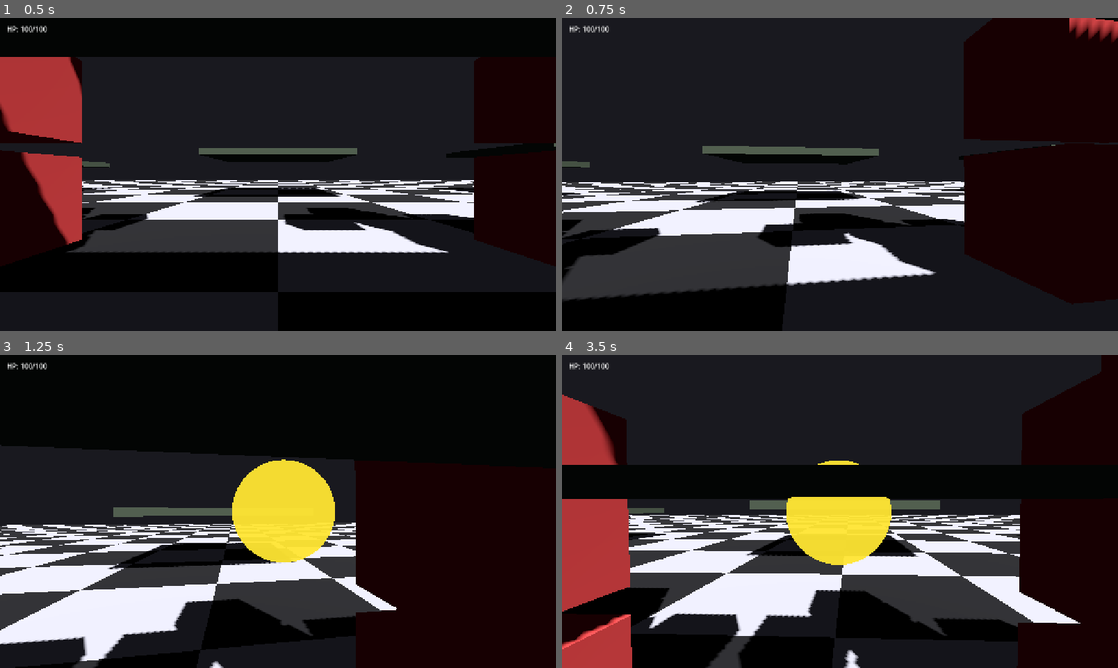
Above: before the commit, frames 1-4 (two rows, left to right).
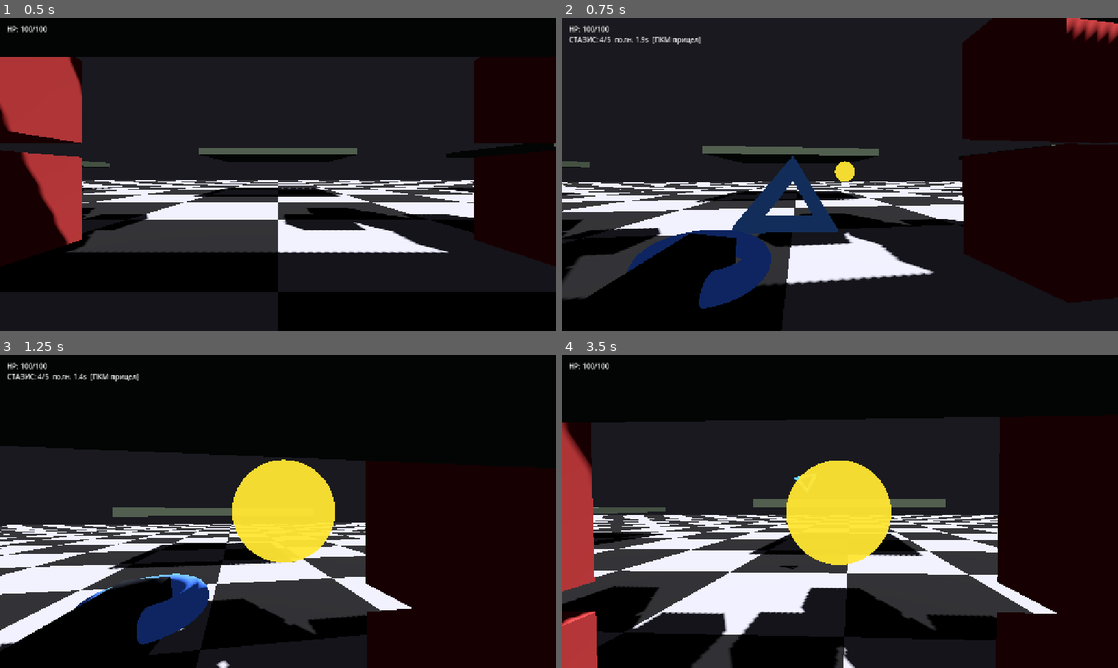
Above: after the commit, the same moments.

Repository: radomirsky/190K-G.O.P
Game: Godot game, scene res://main.tscn
Same seed, same stepped clock (60 frames per second), same inputs: the game is played once before the commit and once after it.
Inputs (mouse positions are in pixels of both pictures, inside the frame that each line leads up to):
- Up to frame 1 (0.5 s): no input
- Up to frame 2 (0.75 s): tap Enter at 0.5 s; move the mouse to (867, 174) at 0.52 s; hold W from 0.53 s (still down); tap F at 0.6 s; click (867, 174) at 0.67 s
- Up to frame 3 (1.25 s): keep holding W; tap Space at 0.77 s
- Up to frame 4 (3.5 s): keep holding W; move the mouse to (812, 511) at 1.27 s; tap F at 1.35, 2.3, 3.05 s; click (812, 511) at 1.42 s; tap Space at 1.52, 3.02 s; move the mouse to (851, 505) at 2.02 s; tap E at 2.1 s; click (851, 505) at 2.17 s; move the mouse to (834, 517) at 2.77 s; tap Shift at 2.85 s; click (834, 517) at 2.92 s

Frame 1 is identical in both runs. In frame 2, 8.3% of the frame differs, in the area x 0-100%, y 0-100%; in frame 3, 7.9%; in frame 4, 39%, in the area x 0-97%, y 0-100%.

Commit message:
Стазис (F): кольца-снаряды, 5 патронов, перезарядка 2 с; ПКМ — прицел (FOV). Пирамиды остаются на G.
Made-with: Cursor

Diff:
--- a/player.gd
+++ b/player.gd
@@ -79,13 +79,19 @@
 var _prev_enlarge_hint_rb: RigidBody3D = null
 var _jump_requested: bool = false
 var _throw_press_usec: int = -1
-var _gun_enabled: bool = false
+var _equipped: EquippedGun = EquippedGun.NONE
 var _gun_cd: float = 0.0
 var _gun_node: Node3D = null
 var _gun_muzzle: Node3D = null
 var _gun_ammo: int = 10
 var _gun_reload: float = 0.0
 var _gun_refill_wait: float = 0.0
+var _stasis_ammo: int = 5
+var _stasis_cd: float = 0.0
+var _stasis_node: Node3D = null
+var _stasis_muzzle: Node3D = null
+var _stasis_reload: float = 0.0
+var _stasis_refill_wait: float = 0.0
 var _dash_t: float = 0.0
 var _dash_cd: float = 0.0
 var _dash_dir: Vector3 = Vector3.ZERO
@@ -119,6 +125,7 @@
 	_look_pitch_target = _camera_pivot.rotation.x
 	_hp = max_hp
 	_gun_ammo = gun_mag_size
+	_stasis_ammo = stasis_mag_size
 
 
 func _exit_tree() -> void:
@@ -165,13 +172,31 @@
 			_gun_refill_wait = 0.0
 			if gun_refill_finish_anim_sec > 0.0:
 				_gun_reload = gun_refill_finish_anim_sec
+	_stasis_cd = maxf(_stasis_cd - _delta, 0.0)
+	_stasis_reload = maxf(_stasis_reload - _delta, 0.0)
+	if _stasis_ammo < stasis_mag_size and _stasis_refill_wait > 0.0:
+		_stasis_refill_wait = maxf(_stasis_refill_wait - _delta, 0.0)
+		if _stasis_refill_wait <= 0.0:
+			_stasis_ammo = stasis_mag_size
+			_stasis_refill_wait = 0.0
+			if gun_refill_finish_anim_sec > 0.0:
+				_stasis_reload = gun_refill_finish_anim_sec
 	_dash_cd = maxf(_dash_cd - _delta, 0.0)
 	_hp_cd = maxf(_hp_cd - _delta, 0.0)
 
 	_update_hp_ui()
 
+	if _camera:
+		var want_aim := (
+			_equipped == EquippedGun.STASIS
+			and Input.is_mouse_button_pressed(MOUSE_BUTTON_RIGHT)
+		)
+		var target_fov := stasis_aim_fov if want_aim else camera_fov
+		var fk := 1.0 - exp(-stasis_aim_fov_smooth * _delta)
+		_camera.fov = lerpf(_camera.fov, target_fov, fk)
+
 	# Анимация перезарядки: лёгкое покачивание/наклон пушки.
-	if _gun_enabled:
+	if _equipped == EquippedGun.PYRAMID:
 		_ensure_gun_nodes()
 		if _gun_node:
 			var t := float(Time.get_ticks_msec()) / 1000.0
@@ -188,6 +213,25 @@
 			else:
 				_gun_node.rotation = Vector3.ZERO
 				_gun_node.position = _GUN_MODEL_LOCAL_POS
+	elif _equipped == EquippedGun.STASIS:
+		_ensure_stasis_nodes()
+		if _stasis_node:
+			var t2 := float(Time.get_ticks_msec()) / 1000.0
+			var k_wait2 := 0.0
+			if _stasis_ammo < stasis_mag_size and _stasis_refill_wait > 0.0:
+				k_wait2 = clampf(_stasis_refill_wait / maxf(stasis_refill_delay_sec, 0.01), 0.0, 1.0)
+			var k_fin2 := 0.0
+			if _stasis_reload > 0.0:
+				k_fin2 = clampf(_stasis_reload / maxf(gun_refill_finish_anim_sec, 0.01), 0.0, 1.0)
+			var k2 := maxf(k_wait2, k_fin2)
+			if k2 > 0.0:
+				_stasis_node.rotation = Vector3(sin(t2 * 9.0) * 0.2 * k2, 0.0, sin(t2 * 11.0) * 0.3 * k2)
+				_stasis_node.position = (
+					_STASIS_GUN_LOCAL_POS + Vector3(0.0, sin(t2 * 14.0) * 0.02 * k2, 0.0)
+				)
+			else:
+				_stasis_node.rotation = Vector3.ZERO
+				_stasis_node.position = _STASIS_GUN_LOCAL_POS
 
 
 func _setup_hp_ui() -> void:
@@ -213,13 +257,22 @@
 	if _hp_label:
 		_hp_label.text = "HP: %d/%d" % [_hp, max_hp]
 	if _gun_label:
-		if _gun_enabled:
+		if _equipped == EquippedGun.PYRAMID:
 			if _gun_ammo < gun_mag_size and _gun_refill_wait > 0.0:
 				_gun_label.text = "GUN: %d/%d  полн. %.1fs" % [_gun_ammo, gun_mag_size, _gun_refill_wait]
 			elif _gun_reload > 0.0:
 				_gun_label.text = "GUN: %d/%d  дозарядка…" % [_gun_ammo, gun_mag_size]
 			else:
 				_gun_label.text = "GUN: %d/%d" % [_gun_ammo, gun_mag_size]
+		elif _equipped == EquippedGun.STASIS:
+			if _stasis_ammo < stasis_mag_size and _stasis_refill_wait > 0.0:
+				_gun_label.text = (
+					"СТАЗИС: %d/%d  полн. %.1fs  [ПКМ прицел]" % [_stasis_ammo, stasis_mag_size, _stasis_refill_wait]
+				)
+			elif _stasis_reload > 0.0:
+				_gun_label.text = "СТАЗИС: %d/%d  дозарядка… [ПКМ прицел]" % [_stasis_ammo, stasis_mag_size]
+			else:
+				_gun_label.text = "СТАЗИС: %d/%d  [ПКМ прицел]" % [_stasis_ammo, stasis_mag_size]
 		else:
 			_gun_label.text = ""
 
@@ -316,7 +369,7 @@
 		):
 			if event.pressed:
 				if (
-					_gun_enabled
+					_equipped == EquippedGun.PYRAMID
 					and _gun_cd <= 0.0
 					and _gun_ammo > 0
 					and _world_actions_input_ok()
@@ -327,6 +380,21 @@
 					_gun_ammo -= 1
 					if _gun_ammo < gun_mag_size:
 						_gun_refill_wait = gun_full_refill_delay_sec
+					_update_hp_ui()
+					get_viewport().set_input_as_handled()
+					return
+				if (
+					_equipped == EquippedGun.STASIS
+					and _stasis_cd <= 0.0
+					and _stasis_ammo > 0
+					and _world_actions_input_ok()
+				):
+					_cancel_stasis_reload_anim()
+					_fire_stasis_ring()
+					_stasis_cd = stasis_fire_cooldown_sec
+					_stasis_ammo -= 1
+					if _stasis_ammo < stasis_mag_size:
+						_stasis_refill_wait = stasis_refill_delay_sec
 					_update_hp_ui()
 					get_viewport().set_input_as_handled()
 					return
@@ -397,6 +465,9 @@
 		):
 			_try_glue_throwable_cubes()
 			get_viewport().set_input_as_handled()
+		elif event.keycode == KEY_F and _world_actions_input_ok():
+			_toggle_stasis()
+			get_viewport().set_input_as_handled()
 		elif (
 			event.keycode == KEY_G
 			and not (event.shift_pressed or Input.is_key_pressed(KEY_SHIFT))
@@ -462,14 +533,19 @@
 			(node as Node).call_deferred("queue_free")
 
 func _reset_gun_model_idle() -> void:
-	if not _gun_enabled:
-		return
 	_ensure_gun_nodes()
 	if _gun_node:
 		_gun_node.rotation = Vector3.ZERO
 		_gun_node.position = _GUN_MODEL_LOCAL_POS
 
 
+func _reset_stasis_model_idle() -> void:
+	_ensure_stasis_nodes()
+	if _stasis_node:
+		_stasis_node.rotation = Vector3.ZERO
+		_stasis_node.position = _STASIS_GUN_LOCAL_POS
+
+
 func _cancel_gun_finish_reload_anim() -> void:
 	if _gun_reload <= 0.0:
 		return
@@ -477,15 +553,36 @@
 	_reset_gun_model_idle()
 
 
+func _cancel_stasis_reload_anim() -> void:
+	if _stasis_reload <= 0.0:
+		return
+	_stasis_reload = 0.0
+	_reset_stasis_model_idle()
+
+
+func _update_weapon_visibility() -> void:
+	_ensure_gun_nodes()
+	_ensure_stasis_nodes()
+	if _gun_node:
+		_gun_node.visible = (_equipped == EquippedGun.PYRAMID)
+	if _stasis_node:
+		_stasis_node.visible = (_equipped == EquippedGun.STASIS)
+
+
 func _toggle_gun() -> void:
-	_gun_enabled = not _gun_enabled
-	if _gun_enabled:
-		_ensure_gun_nodes()
-		if _gun_node:
-			_gun_node.visible = true
+	if _equipped == EquippedGun.PYRAMID:
+		_equipped = EquippedGun.NONE
 	else:
-		if _gun_node:
-			_gun_node.visible = false
+		_equipped = EquippedGun.PYRAMID
+	_update_weapon_visibility()
+
+
+func _toggle_stasis() -> void:
+	if _equipped == EquippedGun.STASIS:
+		_equipped = EquippedGun.NONE
+	else:
+		_equipped = EquippedGun.STASIS
+	_update_weapon_visibility()
 
 
 func _ensure_gun_nodes() -> void:
@@ -513,6 +610,72 @@
 	_gun_node.add_child(_gun_muzzle)
 
 	_gun_node.visible = false
+
+
+func _ensure_stasis_nodes() -> void:
+	if _stasis_node != null and is_instance_valid(_stasis_node):
+		return
+	if _camera == null:
+		return
+	_stasis_node = Node3D.new()
+	_stasis_node.name = "StasisGun"
+	_camera.add_child(_stasis_node)
+	_stasis_node.transform.origin = _STASIS_GUN_LOCAL_POS
+
+	var ring_mesh := MeshInstance3D.new()
+	var tm := TorusMesh.new()
+	tm.inner_radius = 0.07
+	tm.outer_radius = 0.13
+	tm.rings = 2
+	tm.ring_segments = 20
+	ring_mesh.mesh = tm
+	var smat := StandardMaterial3D.new()
+	smat.albedo_color = Color(0.35, 0.55, 0.98, 1.0)
+	smat.emission_enabled = true
+	smat.emission = Color(0.15, 0.35, 0.9, 1.0)
+	smat.emission_energy_multiplier = 0.4
+	ring_mesh.set_surface_override_material(0, smat)
+	_stasis_node.add_child(ring_mesh)
+
+	var grip := MeshInstance3D.new()
+	var gm := BoxMesh.new()
+	gm.size = Vector3(0.1, 0.1, 0.28)
+	grip.mesh = gm
+	var gmat := StandardMaterial3D.new()
+	gmat.albedo_color = Color(0.2, 0.22, 0.28, 1.0)
+	grip.set_surface_override_material(0, gmat)
+	grip.position = Vector3(0.0, 0.0, 0.12)
+	_stasis_node.add_child(grip)
+
+	_stasis_muzzle = Node3D.new()
+	_stasis_muzzle.name = "StasisMuzzle"
+	_stasis_muzzle.transform.origin = Vector3(0.0, 0.0, -0.26)
+	_stasis_node.add_child(_stasis_muzzle)
+
+	_stasis_node.visible = false
+
+
+func _fire_stasis_ring() -> void:
+	var scene := get_tree().current_scene
+	if scene == null or _camera == null:
+		return
+	_ensure_stasis_nodes()
+	if _stasis_muzzle == null:
+		return
+	var ring := THROWABLE_STASIS_RING_SCENE.instantiate() as RigidBody3D
+	scene.add_child(ring)
+	ring.global_position = _stasis_muzzle.global_position
+	ring.global_rotation = _camera.global_rotation
+	var dir := _throw_aim_dir()
+	ring.linear_velocity = dir * stasis_ring_speed
+	var spin := dir.cross(Vector3.UP)
+	if spin.length_squared() < 1e-5:
+		spin = dir.cross(Vector3.RIGHT)
+	ring.angular_velocity = spin.normalized() * 20.0
+	if _cubes_world_locked:
+		ring.freeze = true
+		ring.freeze_mode = RigidBody3D.FREEZE_MODE_STATIC
+	ThrowablesBudget.track_throwable(ring)
 
 
 func _fire_gun_pyramid() -> void:
@@ -953,6 +1116,8 @@
 func _update_throwable_visual(rb: RigidBody3D) -> void:
 	if rb == null or not is_instance_valid(rb):
 		return
+	if rb.name == "StasisRing":
+		return
 	var mesh := _get_throwable_mesh(rb)
 	if mesh == null:
 		return
